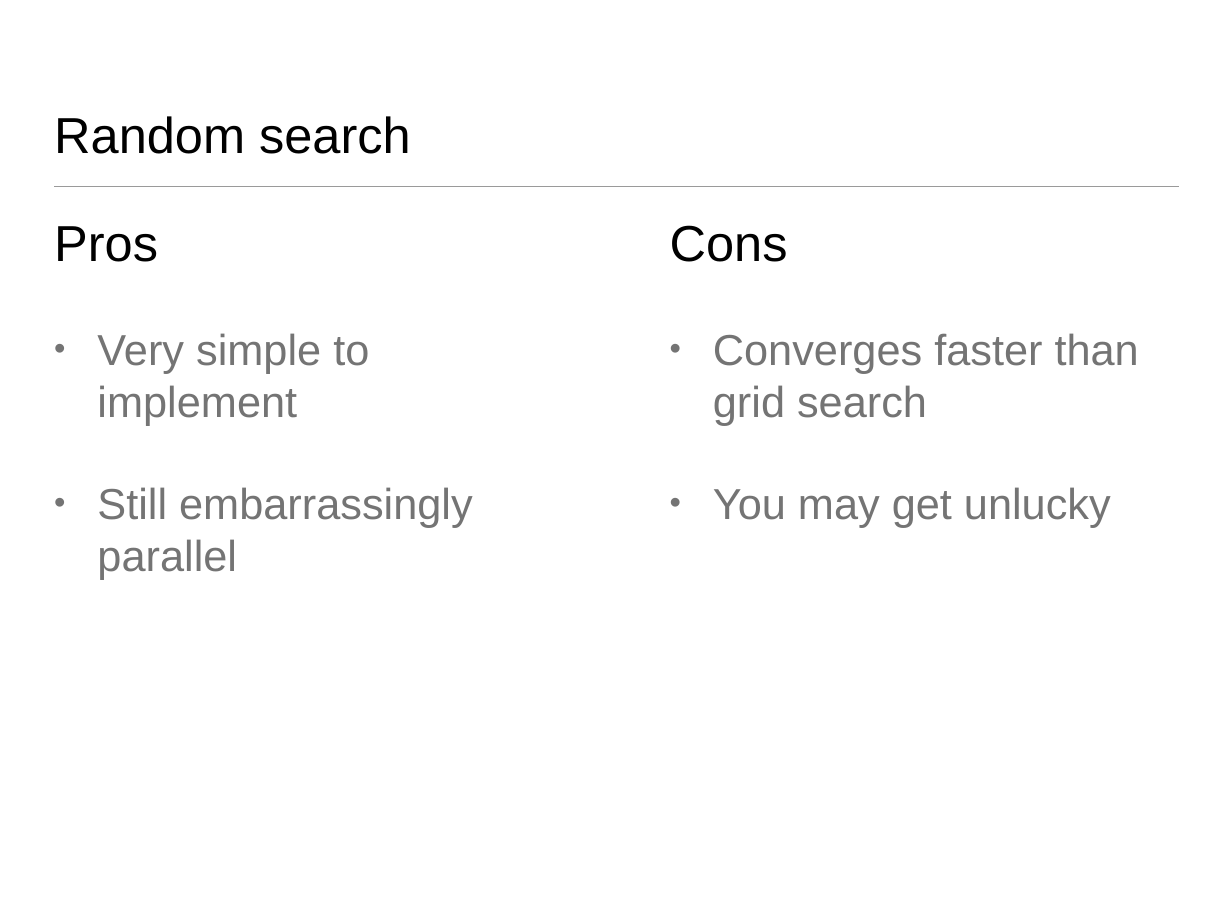
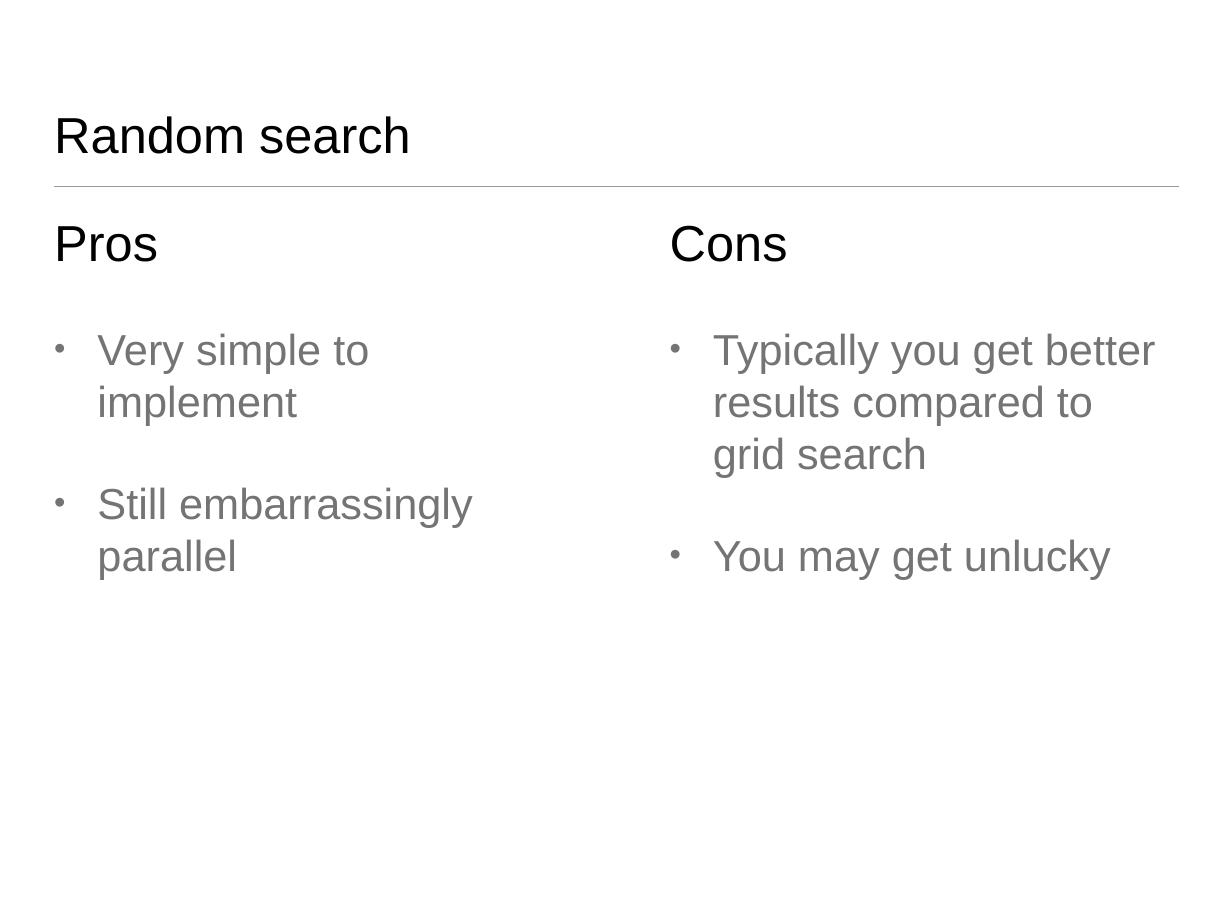
Before and after one commit to samfunk/loop-dev, a slide deck: slide 12 of BayesianOptimization.pptx. Drawn at 1232x924 pixels with LibreOffice and Linux fonts; fonts in the diff are those of the drawing. Boxes give left, top, right and bottom in pixels: in the first picture for what was removed or moved away, otherwise in the second. Text is boxed around its words. In the diff, an @@ line names an element or a change of style, - is before the commit and + after.

Commit message:
update presentation

```diff
--- a/BayesianOptimization.pptx
+++ b/BayesianOptimization.pptx
@@ text at (713, 333, 1156, 477): text changed @@
-• Converges faster than grid search
+• Typically you get better results compared to grid search
```
